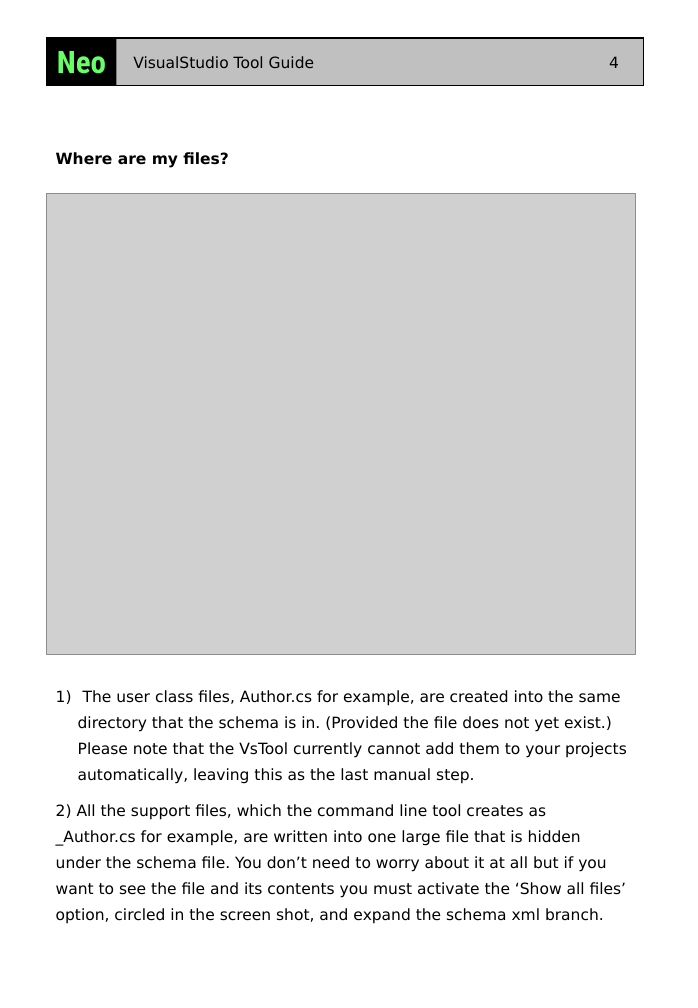
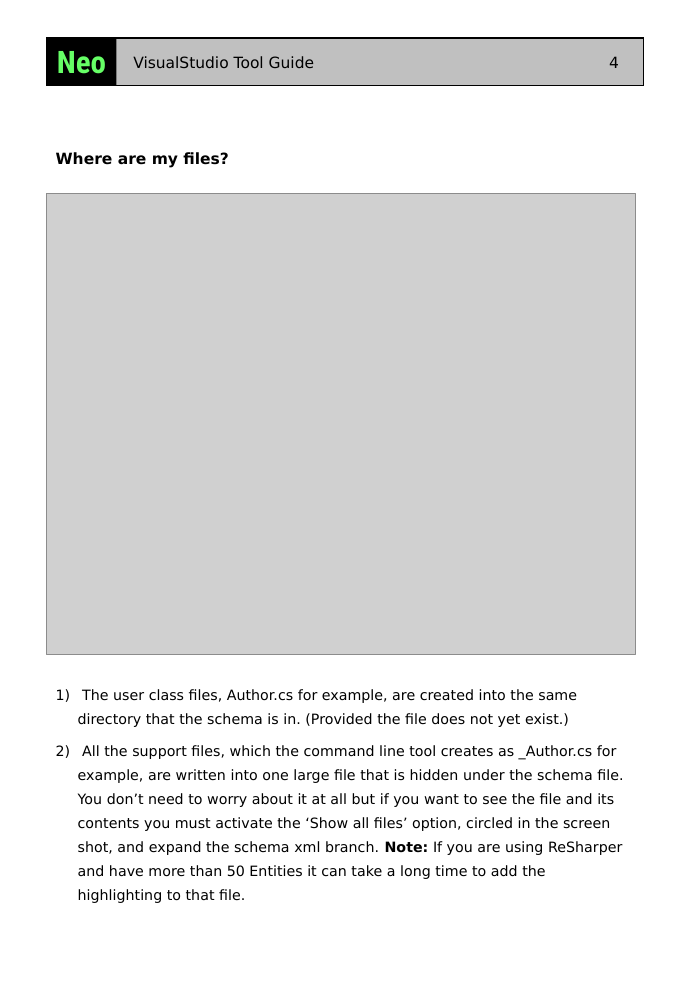
Before and after one commit to codehaus/neo, a slide deck: slide 4 of neo/docs/Neo_VsTool_Guide.ppt. Drawn at 698x1008 pixels with LibreOffice and Linux fonts; fonts in the diff are those of the drawing; grey boxes stand for pictures. Boxes give left, top, right and bottom in pixels: in the first picture for what was removed or moved away, otherwise in the second. Text is boxed around its words. In the diff, an @@ line names an element or a change of style, - is before the commit and + after.

```diff
--- a/neo/docs/Neo_VsTool_Guide.ppt
+++ b/neo/docs/Neo_VsTool_Guide.ppt
@@ text at bbox=[78, 689, 623, 903]: text changed; size 12 to 11 pt @@
-1) The user class files, Author.cs for example, are created into the same directory that the schema is in. (Provided the file does not yet exist.) Please note that the VsTool currently cannot add them to your projects automatically, leaving this as the last manual step.
-2) All the support files, which the command line tool creates as _Author.cs for example, are written into one large file that is hidden under the schema file. You don’t need to worry about it at all but if you want to see the file and its contents you must activate the ‘Show all files’ option, circled in the screen shot, and expand the schema xml branch.
+1) The user class files, Author.cs for example, are created into the same directory that the schema is in. (Provided the file does not yet exist.)
+2) All the support files, which the command line tool creates as _Author.cs for example, are written into one large file that is hidden under the schema file. You don’t need to worry about it at all but if you want to see the file and its contents you must activate the ‘Show all files’ option, circled in the screen shot, and expand the schema xml branch. Note: If you are using ReSharper and have more than 50 Entities it can take a long time to add the highlighting to that file.
```
Also in this commit, not shown: 2 other slides changed, 1 other file.
